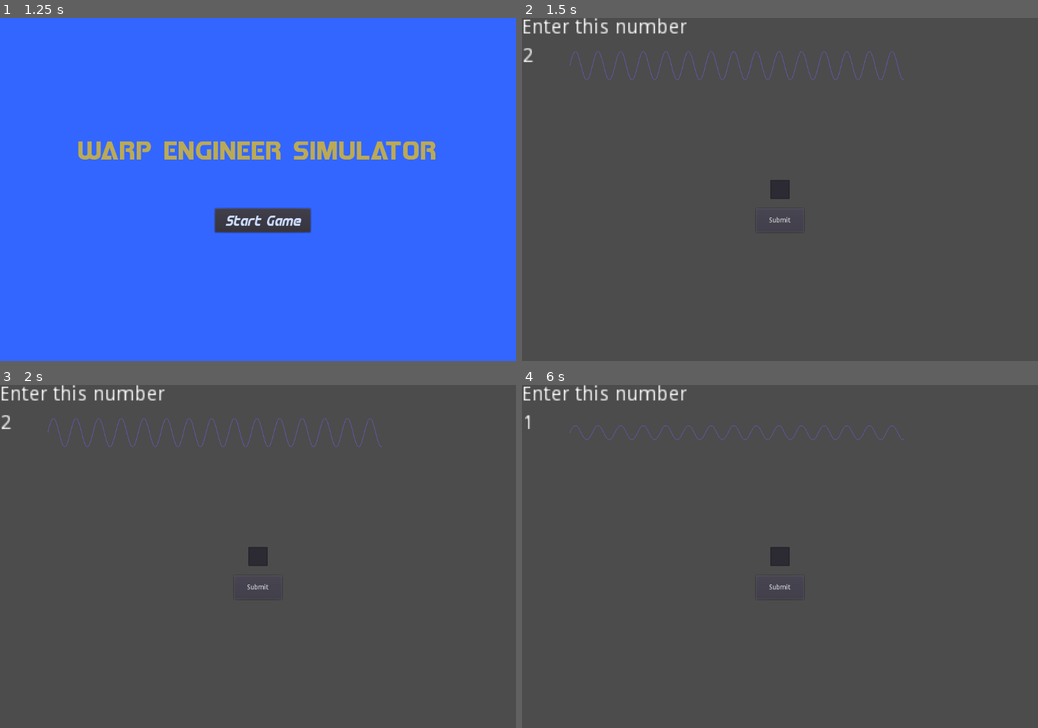
Above: before the commit, frames 1-4 (two rows, left to right).
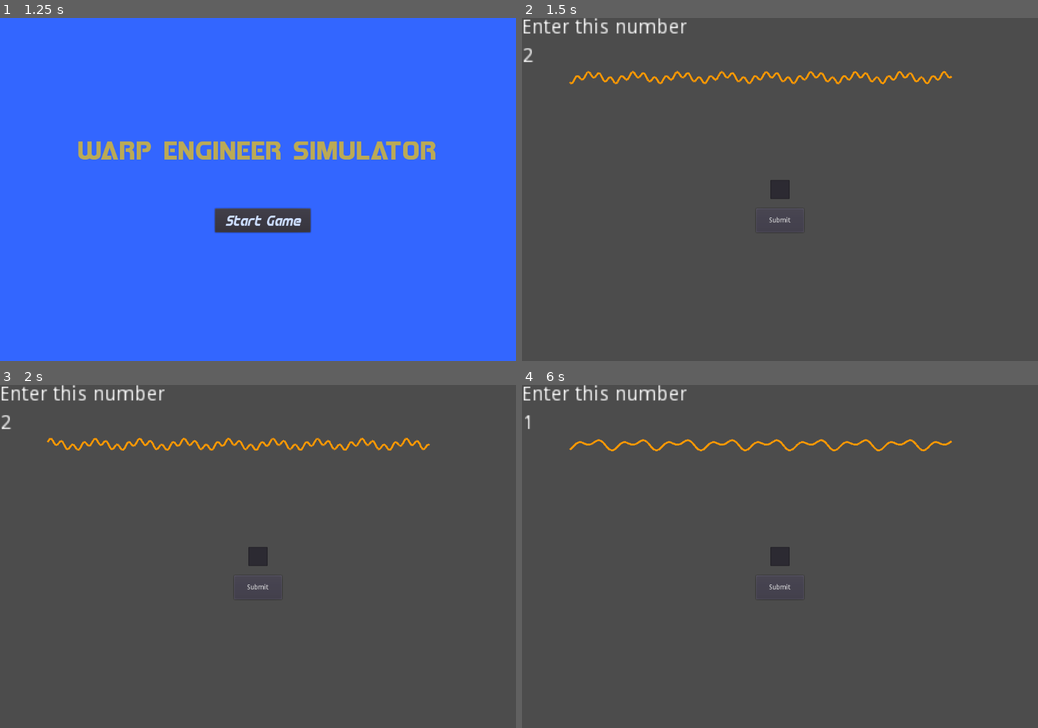
Above: after the commit, the same moments.

Repository: squiggle-at-squiggle/LDJam49
Game: Godot game, scene res://Scenes/Main.tscn
Two runs of this game, one before a commit and one after it. Both use one fixed random seed, a clock stepped at 60 frames per second and the inputs below.
Inputs (mouse positions are in pixels of both pictures, inside the frame that each line leads up to):
- Up to frame 1 (1.25 s): click (258, 189) at 0.52 s; type "Alex" at 0.6 s
- Up to frame 2 (1.5 s): click "Start Game" at 1.25 s
- Up to frame 3 (2 s): no input
- Up to frame 4 (6 s): click "Submit" at 2 s; click "Submit" at 2.75 s; click "Submit" at 3.5 s; tap Enter at 4.25 s; tap Space at 5 s; click "Start Game" at 5.75 s

Frame 1 is identical in both runs. In frame 2, 1.1% of the frame differs, in the area x 9-84%, y 9-20%; in frame 3, 1.1%; in frame 4, 0.8%.

Commit message:
wiggly line

Diff:
--- a/Code/EngineGraph.gd
+++ b/Code/EngineGraph.gd
@@ -1,18 +1,77 @@
 extends Node2D
 
 onready var a = 1
-onready var b = 15
-onready var c = 25
-onready var d = 0
-onready var e = 1
+onready var b = 4
+onready var c = 1
+onready var d = 1
+var time_start = 0
+var time_now = 0
+var t = 0
+
 
 func _ready():
+	time_start = OS.get_unix_time()
+	update()
+
+func _process(delta):
+	t = t + (delta * 5)
 	update()
 
 func _draw():
-	for i in range(700):
-		draw_line(Vector2(a*i, b*sin(c*i) + d*cos(e*i)), Vector2(a*(i+1), b*sin(c*(i+1)) + d*cos(e*(i+1))), ColorN("slateblue"), 1)
+	# Create an Expression from the formula
+	var input_names = PoolStringArray(["x"])
+	var expression = Expression.new()
+	var expression_format = "%s*sin(%s*x + %s) + %s*cos(%s*x + %s)"
+	var formatted_expression = expression_format % [str(a), str(b), str(t), str(c), str(d), str(t)]
+	var err = expression.parse(formatted_expression, input_names)
+	print(str(err))
+	if err != OK:
+		print("Error parsing the formula: ", err)
+		return
+
+	# Choose graph dimensions and scales:
+	# In pixels on screen
+	var pixel_xmin = 0.0
+	var pixel_xmax = 800.0
+	var pixel_ymin = 50.0 # in Godot 2D, Y axis points down, but we want up
+	var pixel_ymax = 0.0
+	# Graph area
+	var xmin = -4.0
+	var xmax = 50.0
+	var ymin = -4.0
+	var ymax = 4.0
+
+	var inputs = [0]
+	var prev_pixel_y = null
+
+	# For each pixel along the X axis
+	for pixel_x in range(pixel_xmin, pixel_xmax):
+		# Convert X to graph coordinates
+		var x = lerp(xmin, xmax, inverse_lerp(pixel_xmin, pixel_xmax, pixel_x))
+
+		# Execute expression
+		inputs[0] = x
+		var y = expression.execute(inputs)
+
+		if expression.has_execute_failed() or is_inf(y) or is_nan(y):
+			# Skip this point
+			prev_pixel_y = null
+			continue
+
+		# Convert Y to graph coordinates
+		var pixel_y = lerp(pixel_ymin, pixel_ymax, inverse_lerp(ymin, ymax, y))
+
+		if prev_pixel_y != null:
+			# Draw line if we have a previous value to connect to the current one
+			draw_line(
+				Vector2(pixel_x - 1, prev_pixel_y),
+				Vector2(pixel_x, pixel_y),
+				Color('ff9900'),
+				4)
+
+		# Remember last value so we can draw a line in the next iteration
+		prev_pixel_y = pixel_y
 
 func draw_from_puzzle( value1 ):
-	b = 15 *  value1
+	b = 2* value1
 	update()
